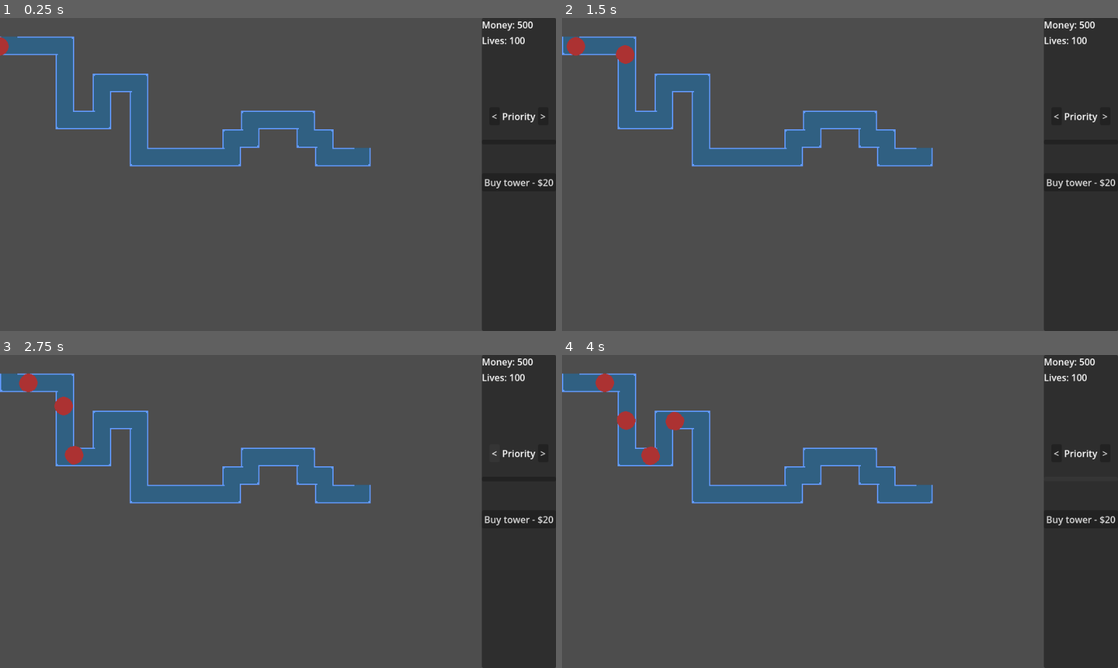
Above: before the commit, frames 1-4 (two rows, left to right).
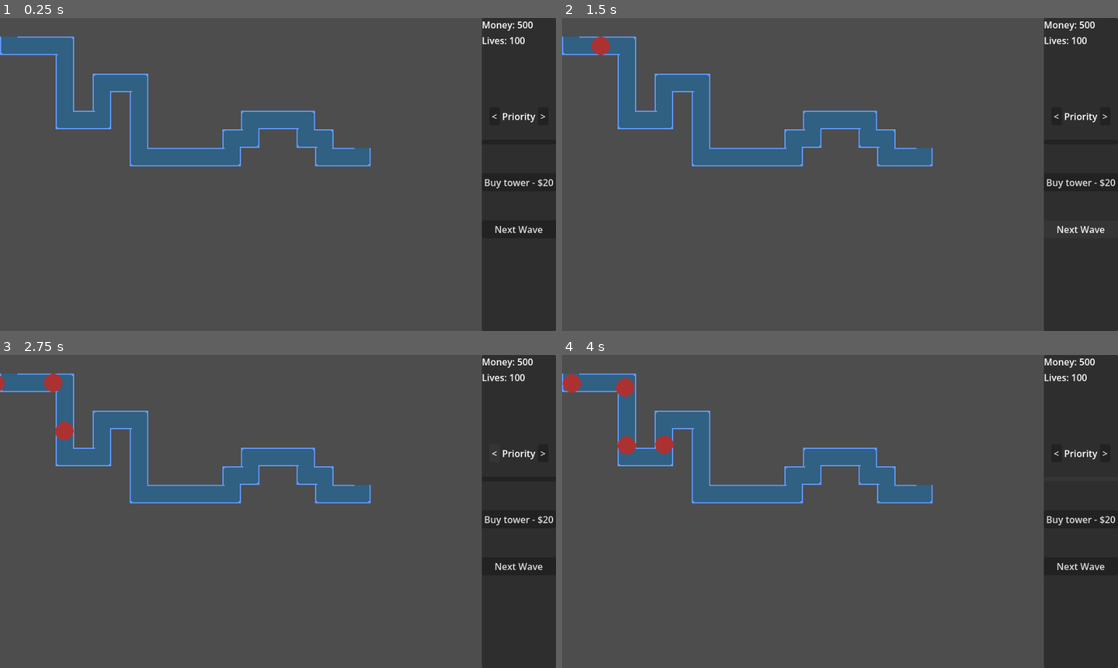
Above: after the commit, the same moments.

Repository: justindeogrades/casinotd
Game: Godot game, scene res://main.tscn
The game is run twice, just before and just after one commit, with the same random seed, the same clock (stepped at 60 frames per second) and the same inputs.
Inputs (mouse positions are in pixels of both pictures, inside the frame that each line leads up to):
- Up to frame 1 (0.25 s): no input
- Up to frame 2 (1.5 s): click (1079, 230) at 0.5 s, where only the run after the commit has a clickable "Next Wave"; click (1079, 230) at 1.25 s, where only the run after the commit has a clickable "Next Wave"
- Up to frame 3 (2.75 s): click "<" at 2 s
- Up to frame 4 (4 s): click ">" at 2.75 s; click (1079, 480) at 3.5 s

The runs differ from the first frame. In frame 1, 0.2% of the frame differs, in the area x 0-98%, y 6-69%; in frame 2, 0.6%; in frame 3, 0.9%; in frame 4, 1.4%, in the area x 0-98%, y 5-69%.
Error in both runs: Invalid call. Nonexistent function 'get_target_priority' in base 'Nil'. (res://tower_data_container.gd:82)

Commit message:
added the next wave button and some placeholder waves

Diff:
--- a/gui_manager.gd
+++ b/gui_manager.gd
@@ -9,12 +9,14 @@
 var slot_machine : Node
 
 signal tower_selected(tower : Tower)
+signal next_wave_pressed
 
 func _ready() -> void:
 	player = get_parent()
 
 	side_panel.buy_button.pressed.connect(_on_buy_button_pressed)
 	side_panel.tower_data_container.upgrade_tower.connect(_on_upgrade_button_pressed)
+	side_panel.next_wave_button.pressed.connect(_on_next_wave_button_pressed)
 	upgrade_panel.upgrade_selected.connect(_on_upgrade_selected)
 
 func hide_side_panel() -> void:
@@ -67,3 +69,6 @@
 
 	tower_selected.emit(tower)
 	slot_machine.queue_free()
+
+func _on_next_wave_button_pressed() -> void:
+	next_wave_pressed.emit()
--- a/main.tscn
+++ b/main.tscn
@@ -133,11 +133,12 @@
 tile_map_data = PackedByteArray("AAAAAAEAAAADAAEAAAABAAEAAAACAAAAAAACAAEAAAACAAAAAAADAAEAAAAEAAAAAAADAAIAAAABAAAAAAADAA …(464 unchanged characters)…
 tile_set = SubResource("TileSet_h2yge")
 
-[node name="Player" type="Node" parent="." unique_id=1691355640 node_paths=PackedStringArray("gui_manager", "damage_indicator_placer", "tower_placer")]
+[node name="Player" type="Node" parent="." unique_id=1691355640 node_paths=PackedStringArray("gui_manager", "damage_indicator_placer", "tower_placer", "wave_manager")]
 script = ExtResource("2_1bvp3")
 gui_manager = NodePath("GUIManager")
 damage_indicator_placer = NodePath("DamageIndicatorPlacer")
 tower_placer = NodePath("TowerPlacer")
+wave_manager = NodePath("WaveManager")
 
 [node name="WaveManager" parent="Player" unique_id=1820962353 node_paths=PackedStringArray("path") instance=ExtResource("3_272bh")]
 path = NodePath("Path2D")
--- a/player.gd
+++ b/player.gd
@@ -7,6 +7,7 @@
 @export var max_lives : int = 100
 @export_category("Actions")
 @export var tower_placer : Node
+@export var wave_manager : Node
 
 var side_panel : PanelContainer
 
@@ -21,6 +22,7 @@
 	side_panel = gui_manager.get_child(0)
 
 	gui_manager.tower_selected.connect(_on_gui_manager_tower_selected)
+	gui_manager.next_wave_pressed.connect(_on_next_wave_pressed)
 
 	refresh_money_label()
 	refresh_lives_label()
@@ -80,6 +82,9 @@
 func _on_tower_damage_dealt(amount : int, crit_level : int, pos : Vector2) -> void:
 	damage_indicator_placer.create_damage_indicator(amount, crit_level, pos)
 
+func _on_next_wave_pressed() -> void:
+	wave_manager.start_next_wave()
+
 func is_any_tower_mouseovered() -> bool:
 	for tower_at in placed_towers:
 		if tower_at.mouseovered:
--- a/projectile.gd
+++ b/projectile.gd
@@ -47,5 +47,4 @@
 
 
 func _on_lifetime_timeout() -> void:
-	print_debug("projectile timed out")
 	queue_free()
--- a/side_panel.gd
+++ b/side_panel.gd
@@ -4,6 +4,7 @@
 @export var lives_label : Label
 @export var tower_data_container : VBoxContainer
 @export var buy_button : Button
+@export var next_wave_button : Button
 
 var player : Node
 
--- a/side_panel.tscn
+++ b/side_panel.tscn
@@ -3,7 +3,7 @@
 [ext_resource type="PackedScene" uid="uid://ccdrtrhyrswhl" path="res://tower_data_container.tscn" id="1_3e5kq"]
 [ext_resource type="Script" uid="uid://b5i7806biqy3k" path="res://side_panel.gd" id="1_4mnfi"]
 
-[node name="SidePanel" type="PanelContainer" unique_id=841411776 node_paths=PackedStringArray("money_label", "lives_label", "tower_data_container", "buy_button")]
+[node name="SidePanel" type="PanelContainer" unique_id=841411776 node_paths=PackedStringArray("money_label", "lives_label", "tower_data_container", "buy_button", "next_wave_button")]
 anchors_preset = 11
 anchor_left = 1.0
 anchor_right = 1.0
@@ -16,6 +16,7 @@
 lives_label = NodePath("VBoxContainer/VBoxContainer/LivesLabel")
 tower_data_container = NodePath("VBoxContainer/TowerDataPanel")
 buy_button = NodePath("VBoxContainer/BuyButton")
+next_wave_button = NodePath("VBoxContainer/NextWaveButton")
 
 [node name="VBoxContainer" type="VBoxContainer" parent="." unique_id=1023522280]
 layout_mode = 2
@@ -39,4 +40,8 @@
 layout_mode = 2
 text = "Buy tower"
 
+[node name="NextWaveButton" type="Button" parent="VBoxContainer" unique_id=2064955684]
+layout_mode = 2
+text = "Next Wave"
+
 [connection signal="pressed" from="VBoxContainer/BuyButton" to="." method="_on_buy_button_pressed"]
--- a/slot_machine.gd
+++ b/slot_machine.gd
@@ -90,4 +90,3 @@
 
 func _on_line_area_entered(area: Area2D) -> void:
 	selected_symbol = area.get_parent()
-	print_debug("area entered")
--- a/waves/wave.gd
+++ b/waves/wave.gd
@@ -4,15 +4,18 @@
 @export var segments : Array[WaveSegment]
 @export var interval_timer : Timer
 
-#We count segments starting from 0 but mobs from 1
 var segment_at : int = 0
 var mob_at : int = 0
 
 signal spawn_reached(mob : Mob)
+signal wave_ended
 
 func start() -> void:
 	spawn_mob(segments[segment_at].mob_preload.instantiate())
+#Wave ends when the last mob is spawned. May want to change it to when the last mob is defeated later
 func end() -> void:
+	interval_timer.stop()
+	wave_ended.emit()
 	print_debug("wave ended!")
 
 func spawn_mob(mob : Mob):
--- a/waves/wave_manager.gd
+++ b/waves/wave_manager.gd
@@ -7,6 +7,7 @@
 #var mob_to_spawn : Mob
 
 var wave_at : int = 0
+var wave_active : bool = false
 
 #func _on_spawn_interval_timeout() -> void:
 	#var pathfollow = PathFollow2D.new()
@@ -19,7 +20,12 @@
 func _ready() -> void:
 	for i in waves:
 		i.spawn_reached.connect(_on_wave_spawn_reached)
-	waves[0].start()
+		i.wave_ended.connect(_on_wave_ended)
+
+func start_next_wave() -> void:
+	if not wave_active:
+		waves[wave_at].start()
+		wave_active = true
 
 func _on_wave_spawn_reached(mob : Mob) -> void:
 	var pathfollow = PathFollow2D.new()
@@ -27,3 +33,7 @@
 	path.add_child(pathfollow)
 	mob.player = get_parent()
 	pathfollow.add_child(mob)
+
+func _on_wave_ended() -> void:
+	wave_active = false
+	wave_at += 1
--- a/waves/wave_manager.tscn
+++ b/waves/wave_manager.tscn
@@ -13,16 +13,55 @@
 spawn_interval = 1.0
 metadata/_custom_type_script = "uid://bya4jcpwx7ot5"
 
-[sub_resource type="Resource" id="Resource_gv5ke"]
+[sub_resource type="Resource" id="Resource_iakiv"]
+resource_local_to_scene = true
 script = ExtResource("3_2vcsd")
 mob_preload = ExtResource("4_2xtue")
 mob_count = 10
 spawn_interval = 0.2
 metadata/_custom_type_script = "uid://bya4jcpwx7ot5"
 
+[sub_resource type="Resource" id="Resource_2vcsd"]
+resource_local_to_scene = true
+script = ExtResource("3_2vcsd")
+mob_preload = ExtResource("4_2xtue")
+mob_count = 15
+spawn_interval = 0.5
+metadata/_custom_type_script = "uid://bya4jcpwx7ot5"
+
+[sub_resource type="Resource" id="Resource_gv5ke"]
+resource_local_to_scene = true
+script = ExtResource("3_2vcsd")
+mob_preload = ExtResource("4_2xtue")
+mob_count = 10
+spawn_interval = 0.1
+metadata/_custom_type_script = "uid://bya4jcpwx7ot5"
+
+[sub_resource type="Resource" id="Resource_2ewgq"]
+resource_local_to_scene = true
+script = ExtResource("3_2vcsd")
+mob_preload = ExtResource("4_2xtue")
+mob_count = 20
+spawn_interval = 0.2
+metadata/_custom_type_script = "uid://bya4jcpwx7ot5"
+
+[sub_resource type="Resource" id="Resource_d0drh"]
+resource_local_to_scene = true
+script = ExtResource("3_2vcsd")
+mob_preload = ExtResource("4_2xtue")
+mob_count = 30
+spawn_interval = 0.1
+metadata/_custom_type_script = "uid://bya4jcpwx7ot5"
+
 [node name="WaveManager" type="Node" unique_id=1820962353 node_paths=PackedStringArray("waves")]
 script = ExtResource("1_244l3")
-waves = [NodePath("Wave0")]
+waves = [NodePath("Wave0"), NodePath("Wave1"), NodePath("Wave2")]
 
 [node name="Wave0" parent="." unique_id=1681385698 instance=ExtResource("2_1872v")]
+segments = Array[ExtResource("3_2vcsd")]([SubResource("Resource_2xtue"), SubResource("Resource_iakiv")])
+
+[node name="Wave1" parent="." unique_id=1031682683 instance=ExtResource("2_1872v")]
 segments = Array[ExtResource("3_2vcsd")]([SubResource("Resource_2vcsd"), SubResource("Resource_gv5ke")])
+
+[node name="Wave2" parent="." unique_id=1854923843 instance=ExtResource("2_1872v")]
+segments = Array[ExtResource("3_2vcsd")]([SubResource("Resource_2ewgq"), SubResource("Resource_d0drh")])
Not shown: 1 places in waves/wave_manager.tscn that only renumber resources
